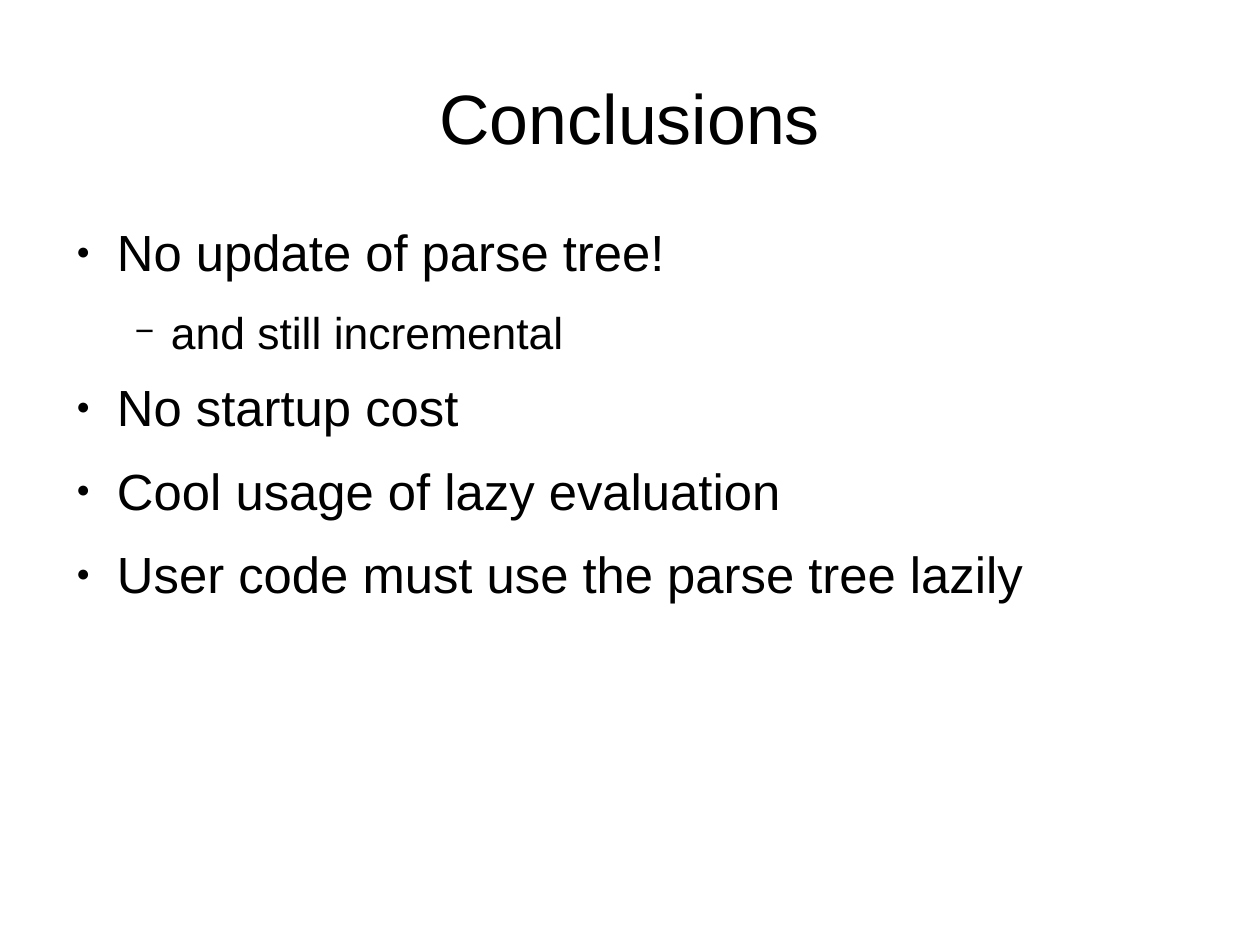
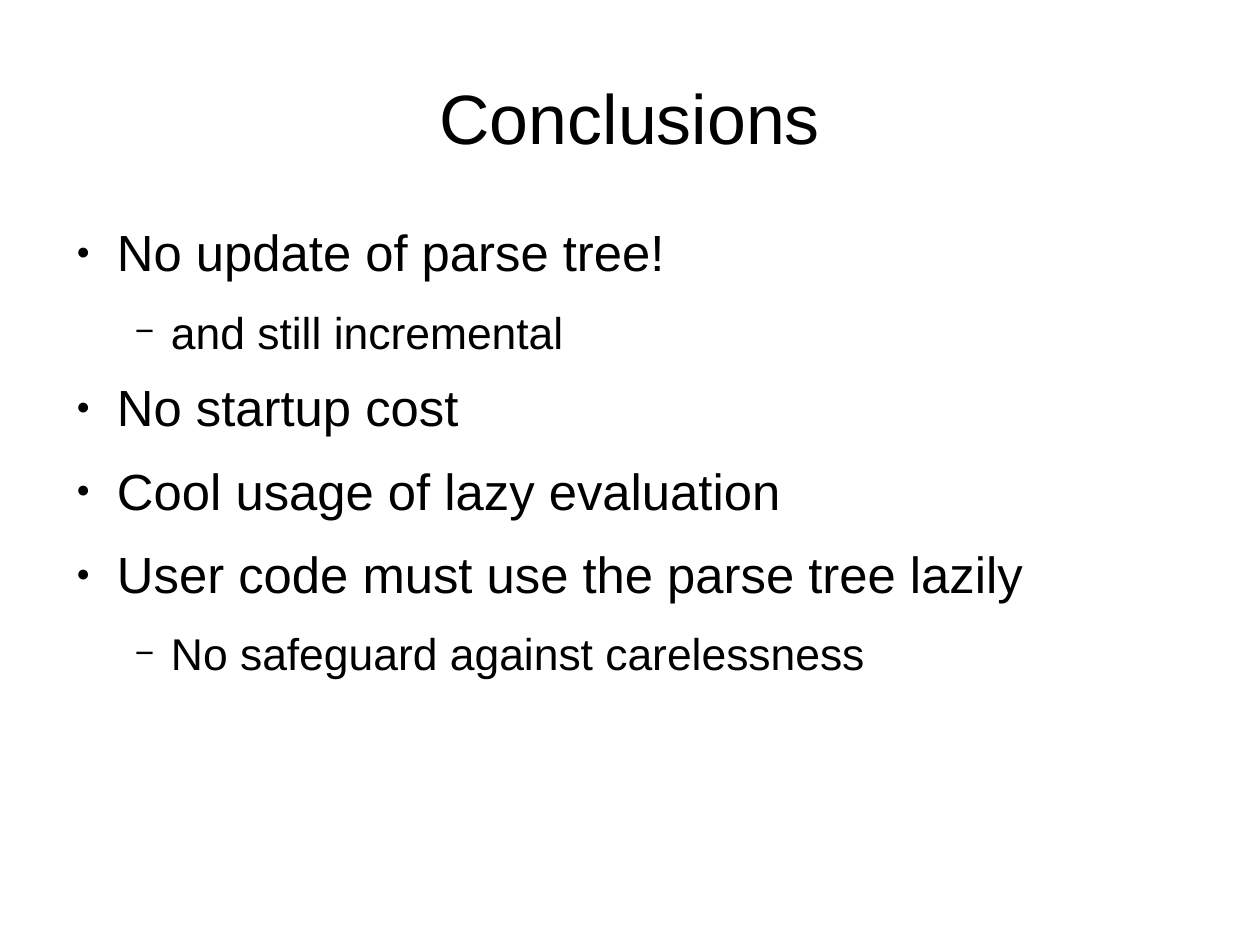
Before and after one commit to yi-editor/yi, a slide deck: slide 13 of doc/IncrementalParsing.odp (slide 12 before the commit). Drawn at 1260x945 pixels with LibreOffice and Linux fonts; fonts in the diff are those of the drawing. Boxes give left, top, right and bottom in pixels: in the first picture for what was removed or moved away, otherwise in the second. Text is boxed around its words. In the diff, an @@ line names an element or a change of style, - is before the commit and + after.

```diff
--- a/doc/IncrementalParsing.odp
+++ b/doc/IncrementalParsing.odp
@@ text at [171, 637, 864, 680]: paragraph added @@
+  − No safeguard against carelessness
```
Also in this commit, not shown: 2 other slides changed, 1 slide added.
